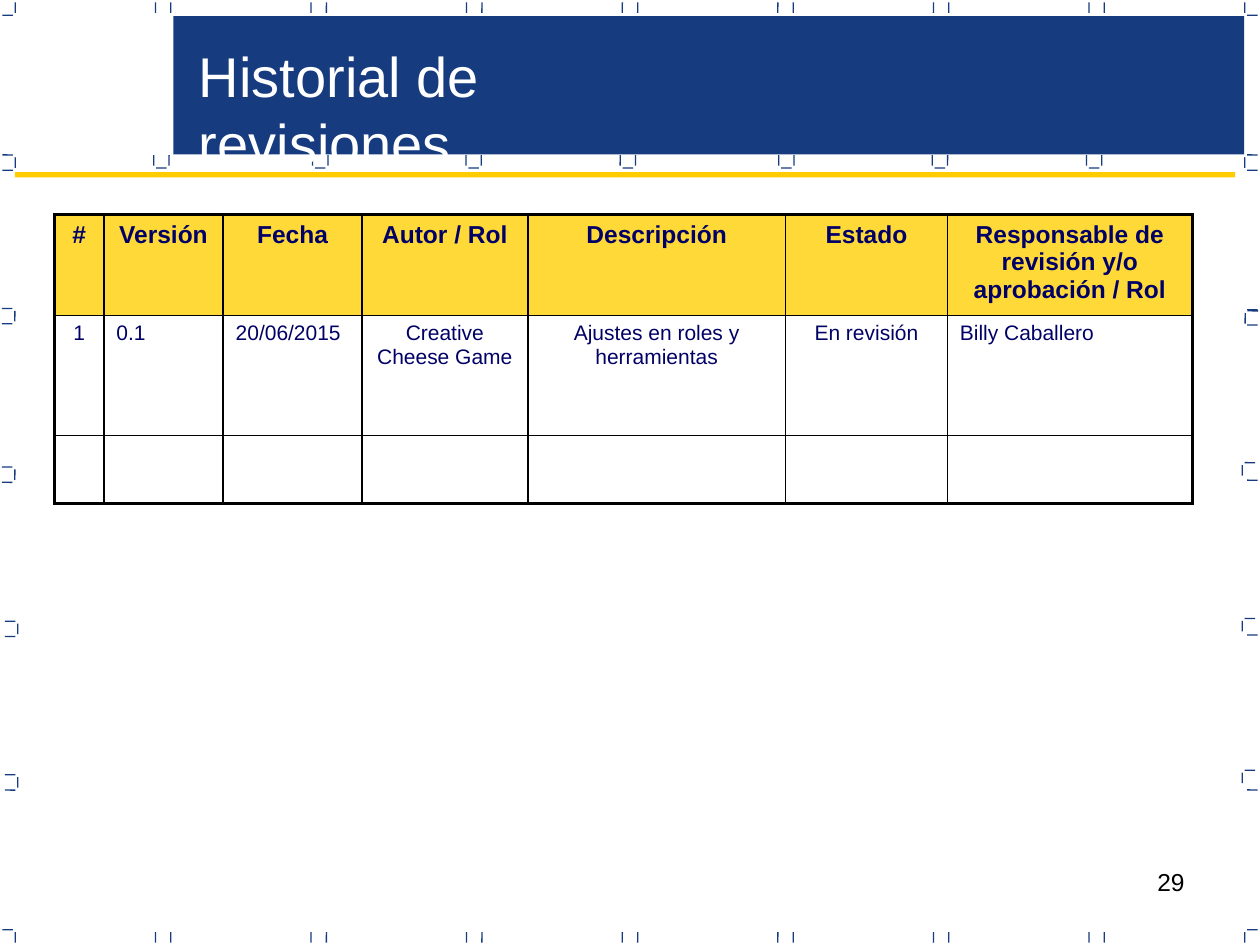
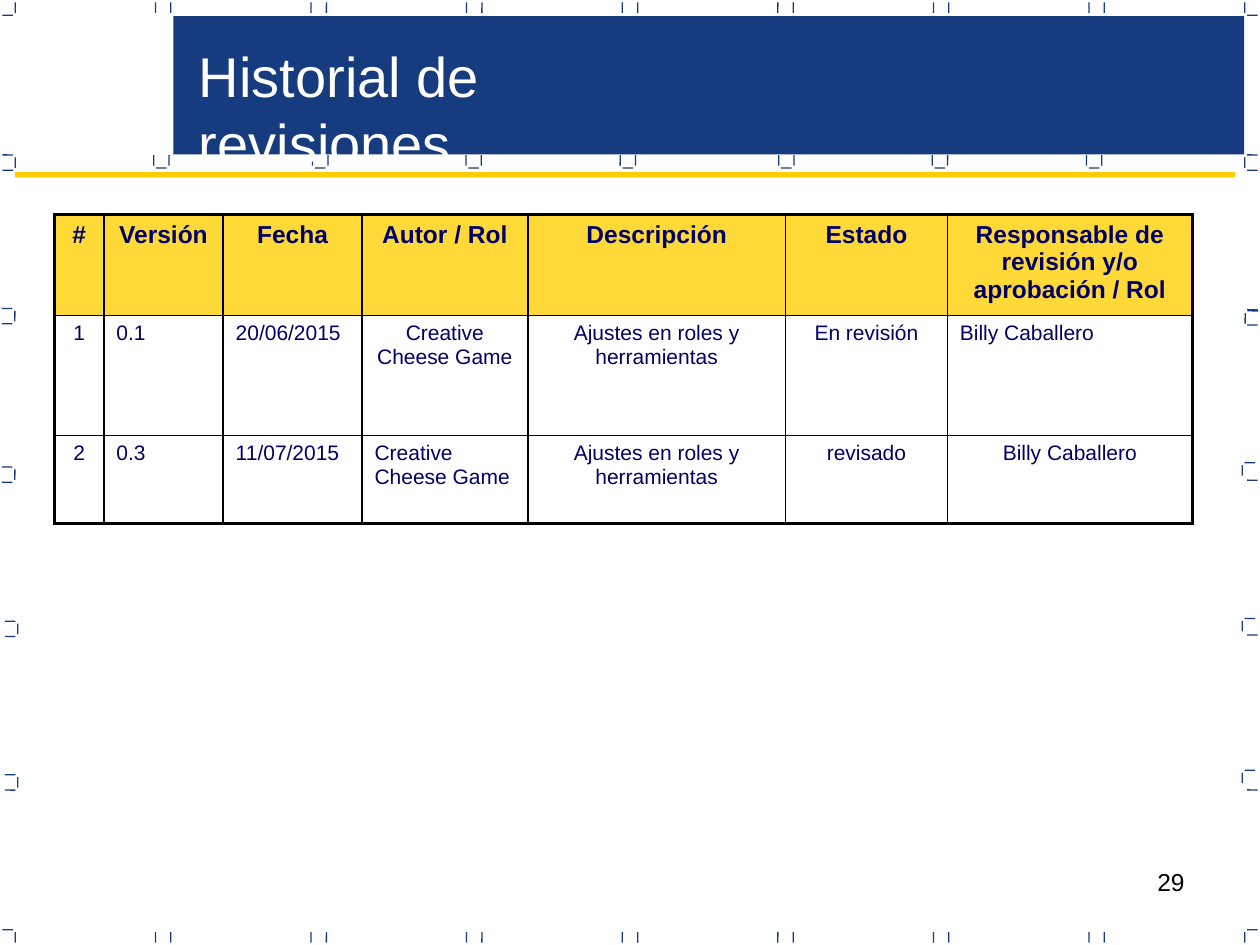
Before and after one commit to CreativeCheeseGame/BoundPhysic, a slide deck: slide 29 of Area de Proceso Gestion Configuracion/PGC_V0.3_2015 Proceso de Gestion de Configuracion.pptx. Drawn at 1260x945 pixels with LibreOffice and Linux fonts; fonts in the diff are those of the drawing. Boxes give left, top, right and bottom in pixels: in the first picture for what was removed or moved away, otherwise in the second. Text is boxed around its words. In the diff, an @@ line names an element or a change of style, - is before the commit and + after.

```diff
--- a/Area de Proceso Gestion Configuracion/PGC_V0.3_2015 Proceso de Gestion de Configuracion.pptx
+++ b/Area de Proceso Gestion Configuracion/PGC_V0.3_2015 Proceso de Gestion de Configuracion.pptx
@@ table at box(54, 214, 1193, 528) @@
-row 3:  |  |  |  |  |  | 
+row 3: 2 | 0.3 | 11/07/2015 | Creative Cheese Game | Ajustes en roles y herramientas | revisado | Billy Caballero
```
Also in this commit, not shown: 10 other slides changed, 1 slide removed.
